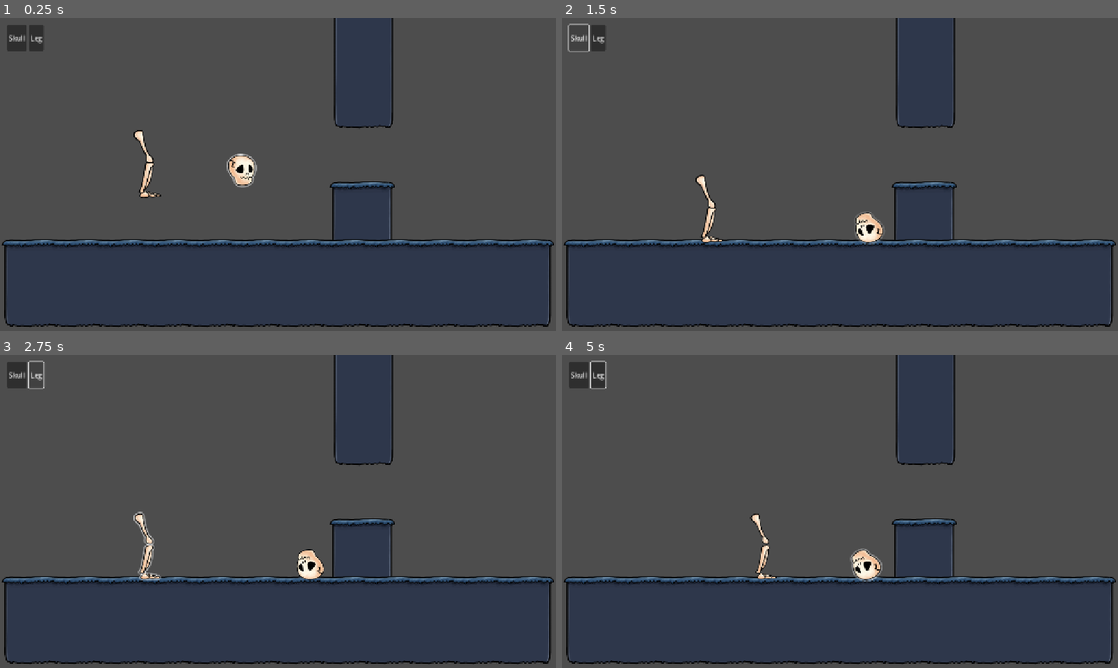
Above: before the commit, frames 1-4 (two rows, left to right).
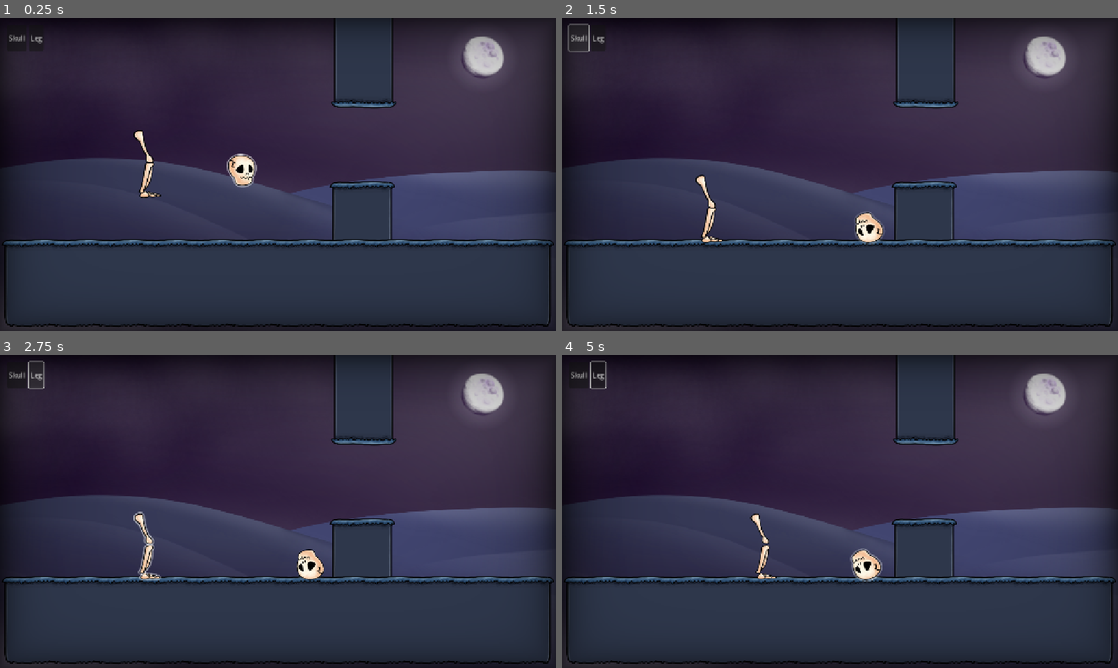
Above: after the commit, the same moments.

Repository: KettLovahr/ludum-dare-58
Game: Godot game, scene res://Scenes/Levels/01.tscn
Same seed, same stepped clock (60 frames per second), same inputs: the game is played once before the commit and once after it. The engine's default icon, where the game draws it, is replaced by a stand-in: a white triangle on a blue panel in a dark square.
Inputs (mouse positions are in pixels of both pictures, inside the frame that each line leads up to):
- Up to frame 1 (0.25 s): no input
- Up to frame 2 (1.5 s): move the mouse to (801, 215) at 0.52 s; hold Right (move_right) 0.53-1.25 s; tap Space (move_action) at 0.6 s; click (801, 215) at 0.67 s; tap Up (move_up) at 0.77 s; click "Skull" at 1.25 s
- Up to frame 3 (2.75 s): click "Leg" at 2 s
- Up to frame 4 (5 s): tap Enter at 2.75 s; move the mouse to (712, 545) at 2.77 s; hold Right (move_right) 2.78-3.53 s; tap Space (move_action) at 2.85, 3.6, 4.35 s; click (712, 545) at 2.92 s; tap Up (move_up) at 3.02, 4.52 s; move the mouse to (895, 442) at 3.52 s; hold Left (move_left) 3.53-4.28 s; click (895, 442) at 3.67 s; move the mouse to (812, 574) at 4.27 s; hold Right (move_right) from 4.28 s (still down); click (812, 574) at 4.42 s

The runs differ from the first frame. In frame 1, 58% of the frame differs, in the area x 0-100%, y 0-100%; in frame 2, 58%; in frame 3, 58%; in frame 4, 58%.

Commit message:
Arte menu

Diff:
--- a/Scenes/Levels/01.tscn
+++ b/Scenes/Levels/01.tscn
@@ -6,6 +6,8 @@
 [ext_resource type="PackedScene" uid="uid://bnichbfjk6ywa" path="res://Scenes/Objects/Player/Parts/Skull/Skull.tscn" id="2_rfhst"]
 [ext_resource type="PackedScene" uid="uid://ckjovd4m5x8h4" path="res://Scenes/Objects/Player/Parts/Leg/Leg.tscn" id="4_cv17v"]
 [ext_resource type="Texture2D" uid="uid://bnflm07rloebr" path="res://Assets/Environment/Grass.png" id="6_mfwng"]
+[ext_resource type="Texture2D" uid="uid://hiff0j0fqt5r" path="res://Assets/Environment/Background.png" id="7_a2roa"]
+[ext_resource type="Texture2D" uid="uid://dlrav1pwdg8da" path="res://Assets/Interface/Vignette.png" id="8_pdtvn"]
 
 [sub_resource type="TileSetAtlasSource" id="TileSetAtlasSource_cv17v"]
 texture = ExtResource("1_wi0lj")
@@ -47,9 +49,10 @@
 
 [node name="Ground3" type="NinePatchRect" parent="."]
 offset_left = 761.0
-offset_top = -47.0
+offset_top = 209.0
 offset_right = 913.0
-offset_bottom = 258.0
+offset_bottom = 514.0
+scale = Vector2(1, -1)
 texture = ExtResource("6_mfwng")
 patch_margin_left = 24
 patch_margin_top = 30
@@ -98,3 +101,26 @@
 [node name="CollisionShape2D" type="CollisionShape2D" parent="Ground1/StaticBody2D"]
 position = Vector2(637, 103.5)
 shape = SubResource("RectangleShape2D_wmfcf")
+
+[node name="BG" type="CanvasLayer" parent="."]
+layer = -1
+
+[node name="TextureRect" type="TextureRect" parent="BG"]
+anchors_preset = 15
+anchor_right = 1.0
+anchor_bottom = 1.0
+grow_horizontal = 2
+grow_vertical = 2
+texture = ExtResource("7_a2roa")
+
+[node name="Vignette" type="CanvasLayer" parent="."]
+layer = 2
+
+[node name="TextureRect" type="TextureRect" parent="Vignette"]
+anchors_preset = 15
+anchor_right = 1.0
+anchor_bottom = 1.0
+grow_horizontal = 2
+grow_vertical = 2
+mouse_filter = 2
+texture = ExtResource("8_pdtvn")
--- /dev/null
+++ b/Scenes/music_player.tscn
@@ -0,0 +1,10 @@
+[gd_scene load_steps=2 format=3 uid="uid://ckabr5b80j2i6"]
+
+[ext_resource type="AudioStream" uid="uid://76rx6tj2c6nx" path="res://Assets/Music/TheBoner.ogg" id="1_ous86"]
+
+[node name="MusicPlayer" type="Node"]
+
+[node name="AudioStreamPlayer" type="AudioStreamPlayer" parent="."]
+stream = ExtResource("1_ous86")
+volume_db = -10.0
+autoplay = true
--- a/project.godot
+++ b/project.godot
@@ -14,6 +14,10 @@
 run/main_scene="uid://yja10kwnqisd"
 config/features=PackedStringArray("4.5", "GL Compatibility")
 config/icon="res://icon.svg"
+
+[autoload]
+
+MusicPlayer="*res://Scenes/music_player.tscn"
 
 [display]
 
Binary file changed: Assets/Environment/Background.png
Not shown, added: Assets/Interface/BoneButton.png.import
Not shown, removed: Assets/Interface/BoneButton1.png.import
Not shown, removed: Assets/Interface/BoneButton2.png.import
Not shown, added: Assets/Interface/BoneButtonHighlight.png.import
Not shown, added: Assets/Interface/BoneButtonPressed.png.import
Not shown, added: Assets/Interface/Button.png.import
Not shown, added: Assets/Interface/ButtonHighlight.png.import
Not shown, added: Assets/Interface/ButtonPressed.png.import
Not shown, added: Assets/Interface/Grave.png.import
Not shown, added: Assets/Interface/GraveCoin.png.import
Not shown, added: Assets/Interface/GraveFlag.png.import
(and 20 more such lines)
